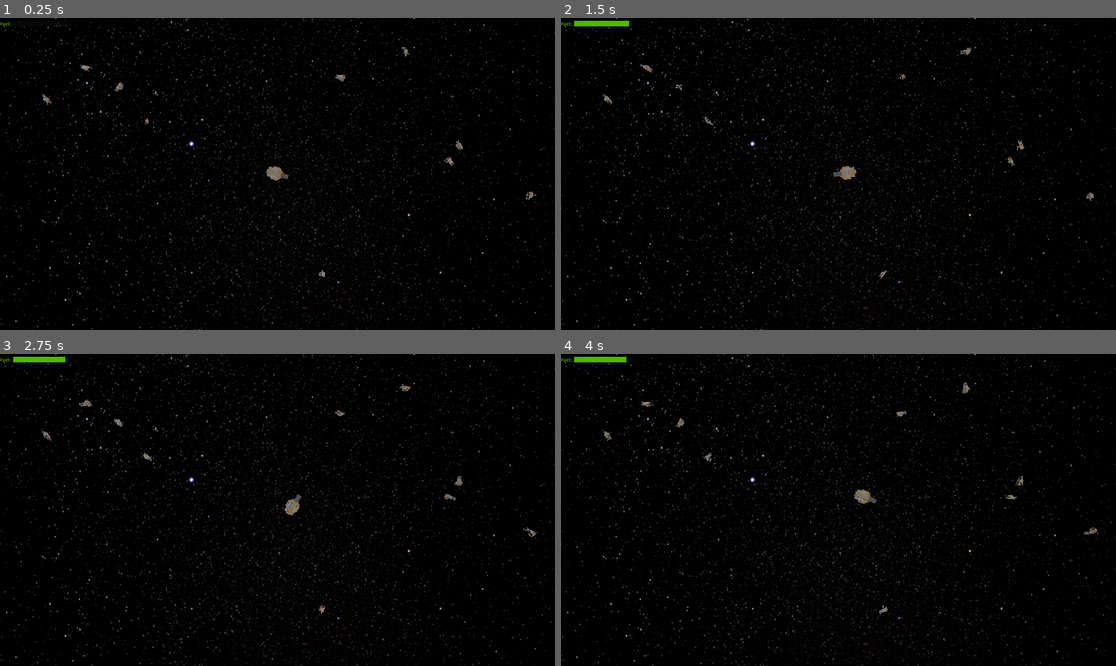
Above: before the commit, frames 1-4 (two rows, left to right).
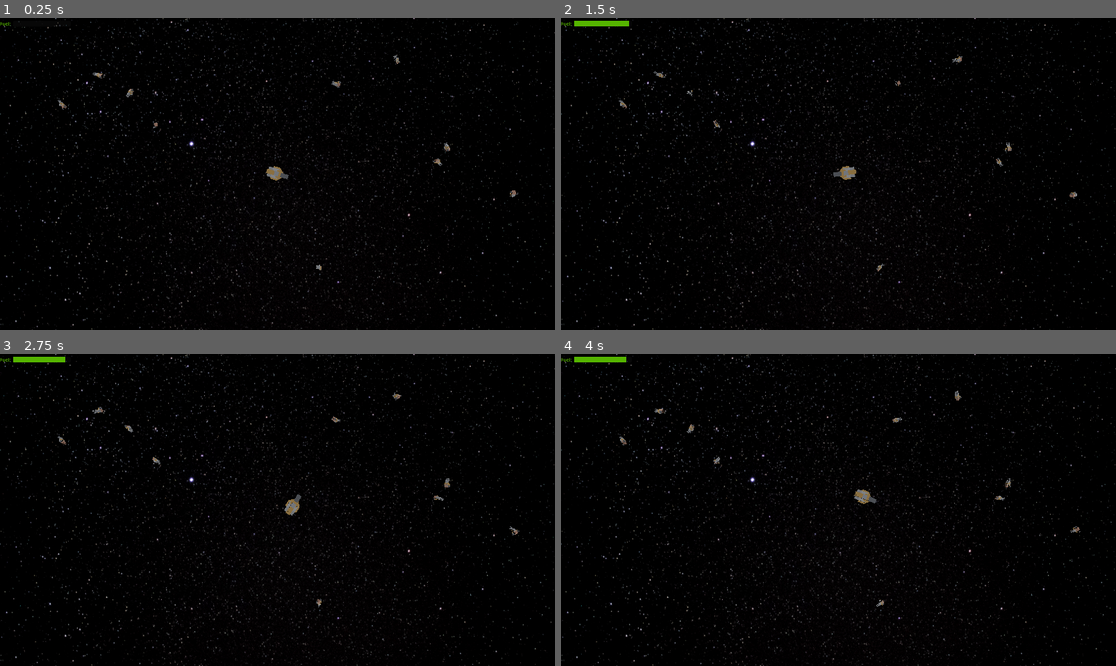
Above: after the commit, the same moments.

Repository: SiJiL82/limited-space
Game: Godot game, scene res://assets/Scenes/world.tscn
The game is run twice, just before and just after one commit, with the same random seed, the same clock (stepped at 60 frames per second) and the same inputs.
Inputs (mouse positions are in pixels of both pictures, inside the frame that each line leads up to):
- Up to frame 1 (0.25 s): no input
- Up to frame 2 (1.5 s): move the mouse to (960, 158) at 0.52 s; hold Space (thruster) 0.53-1.28 s; move the mouse to (727, 189) at 1.27 s
- Up to frame 3 (2.75 s): move the mouse to (333, 441) at 2.02 s; hold Space (thruster) from 2.03 s (still down)
- Up to frame 4 (4 s): move the mouse to (810, 572) at 2.77 s; move the mouse to (1005, 556) at 3.52 s; release Space (thruster) at 3.53 s

The runs differ from the first frame. In frame 1, 0.4% of the frame differs, in the area x 7-97%, y 9-84%; in frame 2, 0.4%; in frame 3, 0.4%; in frame 4, 0.4%.

Commit message:
Lower astronaut spawn height

Diff:
--- a/scripts/World.gd
+++ b/scripts/World.gd
@@ -23,6 +23,6 @@
 func generate_random_location():
 	var width = -180
 	var height = -100
-	var spawnWidth = rng.randf_range(-width, width)
-	var spawnHeight = rng.randf_range(-height, height)
-	return Vector3(spawnWidth, 10, spawnHeight)
+	var spawnX = rng.randf_range(-width, width)
+	var spawnZ = rng.randf_range(-height, height)
+	return Vector3(spawnX, 0, spawnZ)
